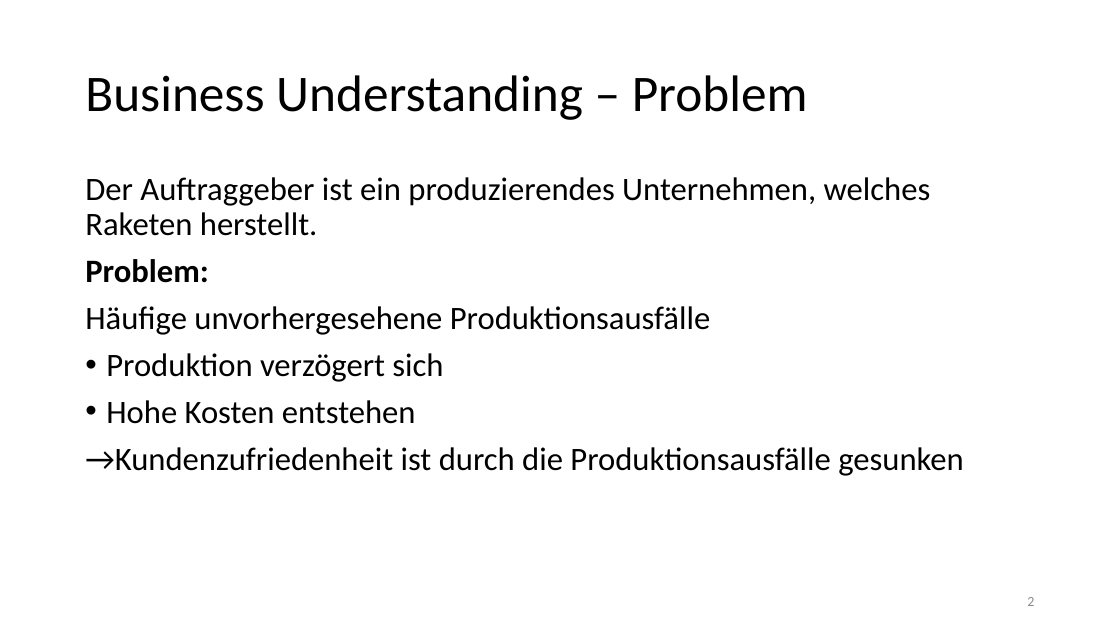
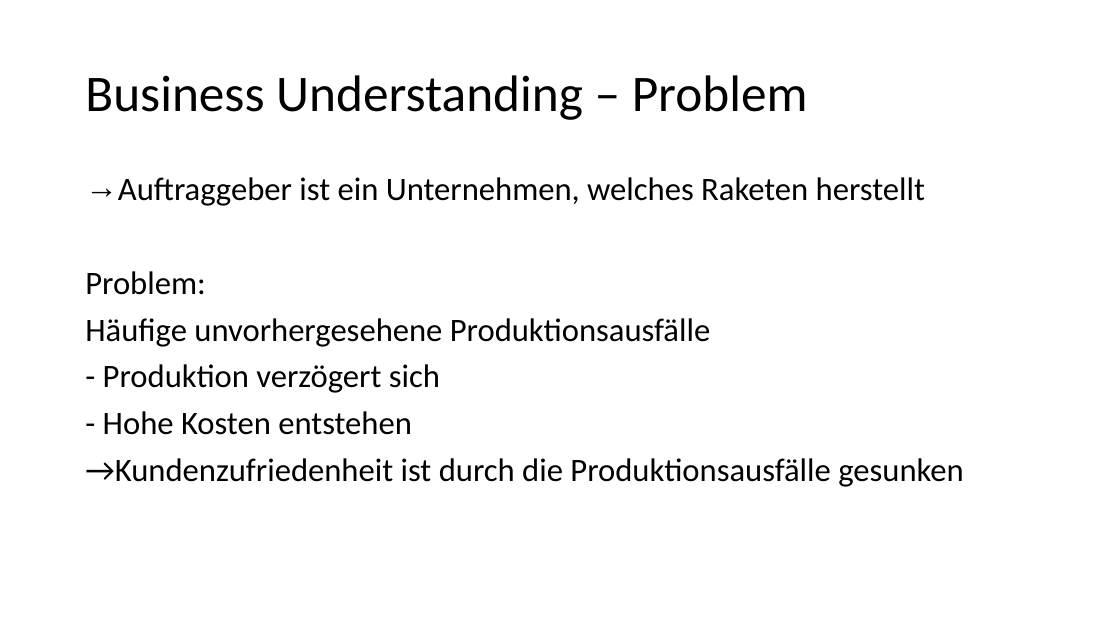
Before and after one commit to Flitschi7/big-data-management, a slide deck: slide 2 of Organisational/Dokumentation HHZ Rocket Project.pptx. Drawn at 1120x630 pixels with LibreOffice and Linux fonts; fonts in the diff are those of the drawing. Boxes give left, top, right and bottom in pixels: in the first picture for what was removed or moved away, otherwise in the second. Text is boxed around its words. In the diff, an @@ line names an element or a change of style, - is before the commit and + after.

```diff
--- a/Organisational/Dokumentation HHZ Rocket Project.pptx
+++ b/Organisational/Dokumentation HHZ Rocket Project.pptx
@@ text at [118,177,925,206]: text changed @@
-Der Auftraggeber ist ein produzierendes Unternehmen, welches Raketen herstellt.
+→ Auftraggeber ist ein Unternehmen, welches Raketen herstellt
@@ text at [85,271,205,295]: bold off in "Problem:" @@
@@ text at [103,364,440,435]: text changed @@
-• Produktion verzögert sich
-• Hohe Kosten entstehen
+- Produktion verzögert sich
+- Hohe Kosten entstehen
@@ page number removed at [1027,597,1034,606] @@
-2
```
Also in this commit, not shown: 23 other slides changed, 9 slides added, 6 slides removed.
